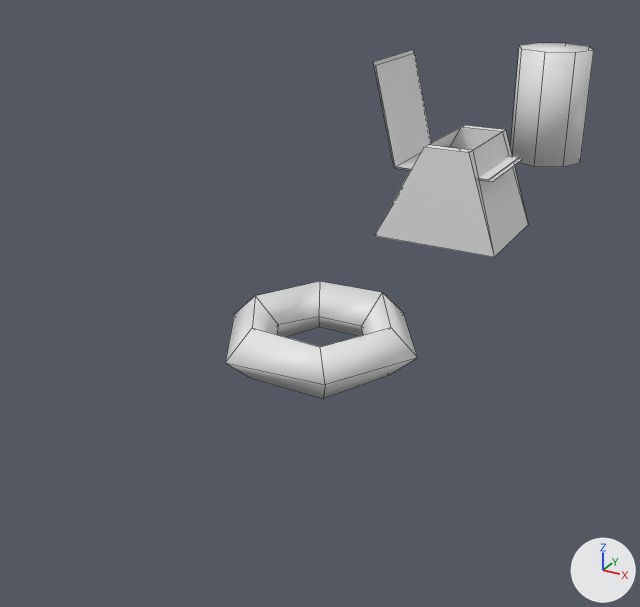
The Blender file Assets/Models/Map/Props.blend as it was, and as the next commit left it.
Camera for both pictures: a camera (50 mm lens) standing at (6.26, -11.41, 6.26) and looking at (-1.3, 2.34, -0.61). The lights are fixed; the arrows at lower right show +X, +Y and +Z. Mesh edges are drawn as thin lines.

In view in the first picture: 'Cylinder', 'FoldingChair', 'Ring'.
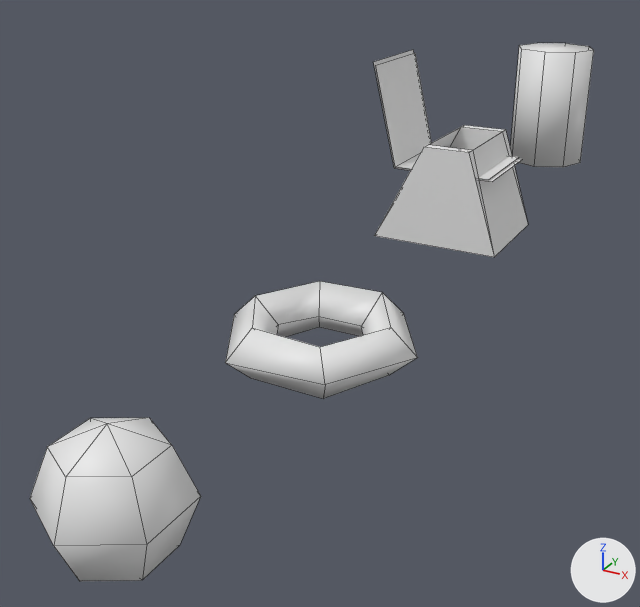
Patch to the scene script:
```diff
--- a/Assets/Models/Map/Props.blend.py
+++ b/Assets/Models/Map/Props.blend.py
@@ me_sphere @@
+me_sphere.from_pydata(...)  # a UV sphere (6 segments, 4 rings, poles along z) spanning x -0.87..0.87, y -1.0..1.0, z -1.0..1.0
+me_sphere.polygons.foreach_set('use_smooth', [True] * 24)
@@ ob_beachball @@
+ob_beachball = bpy.data.objects.new('BeachBall', me_sphere)
+ob_beachball.location = (0.0, -5.0, 0.0)
```

What differs and where, as boxes (x1, y1, x2, y2) in the pictures (640 x 607 px):
'BeachBall', added
    after: (30, 418, 201, 581)
